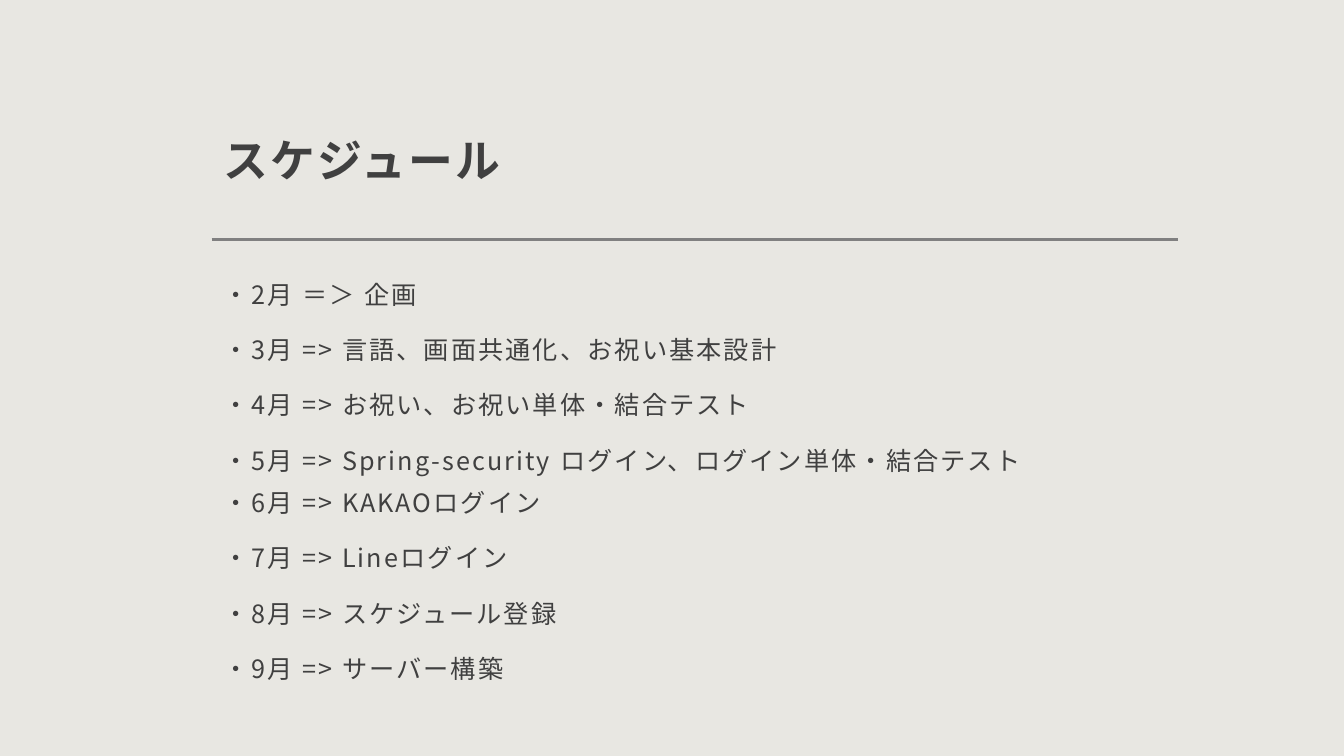
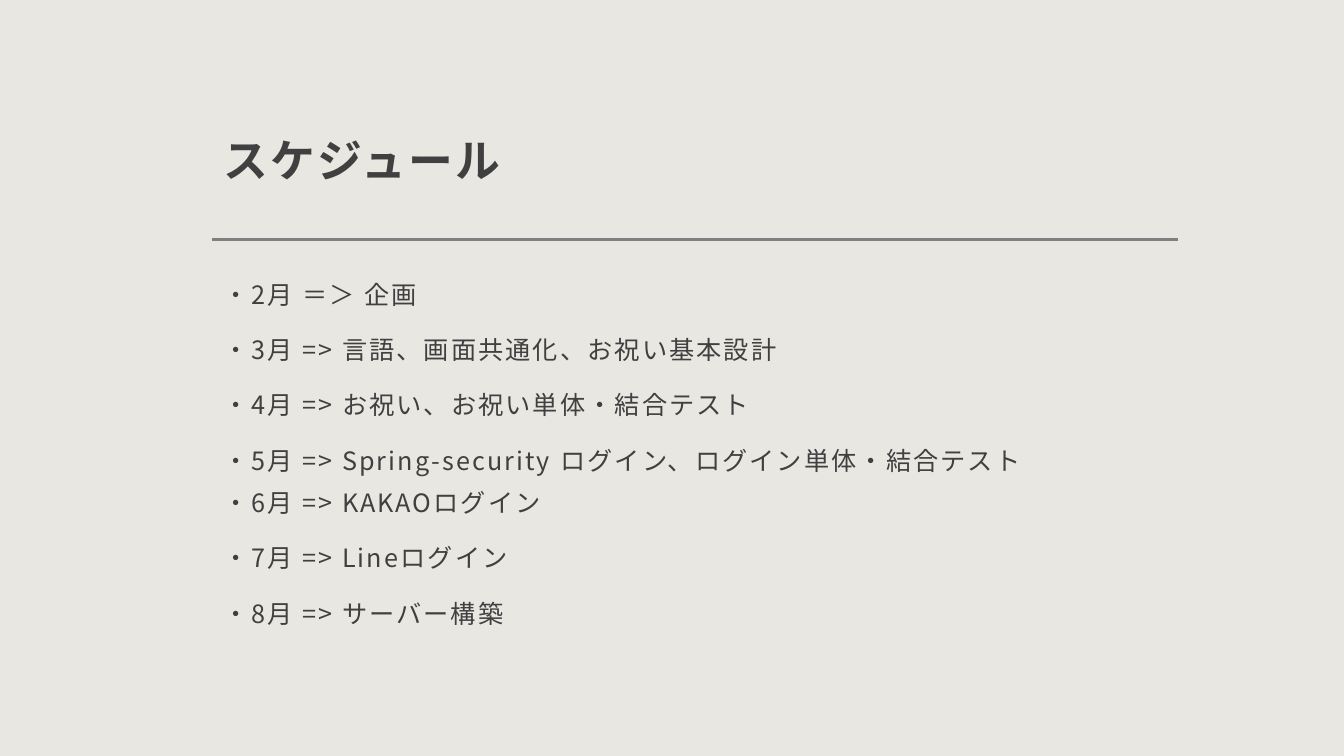
Before and after one commit to bittap/azusato, a slide deck: slide 5 of document/企画書.pptx. Drawn at 1344x756 pixels with LibreOffice and Linux fonts; fonts in the diff are those of the drawing. Boxes give left, top, right and bottom in pixels: in the first picture for what was removed or moved away, otherwise in the second. Text is boxed around its words. In the diff, an @@ line names an element or a change of style, - is before the commit and + after.

Commit message:
delete plan in September

```diff
--- a/document/企画書.pptx
+++ b/document/企画書.pptx
@@ text at [224,602,503,625]: text changed @@
-・8月 => スケジュール登録
-・9月 => サーバー構築
+・8月 => サーバー構築
```
